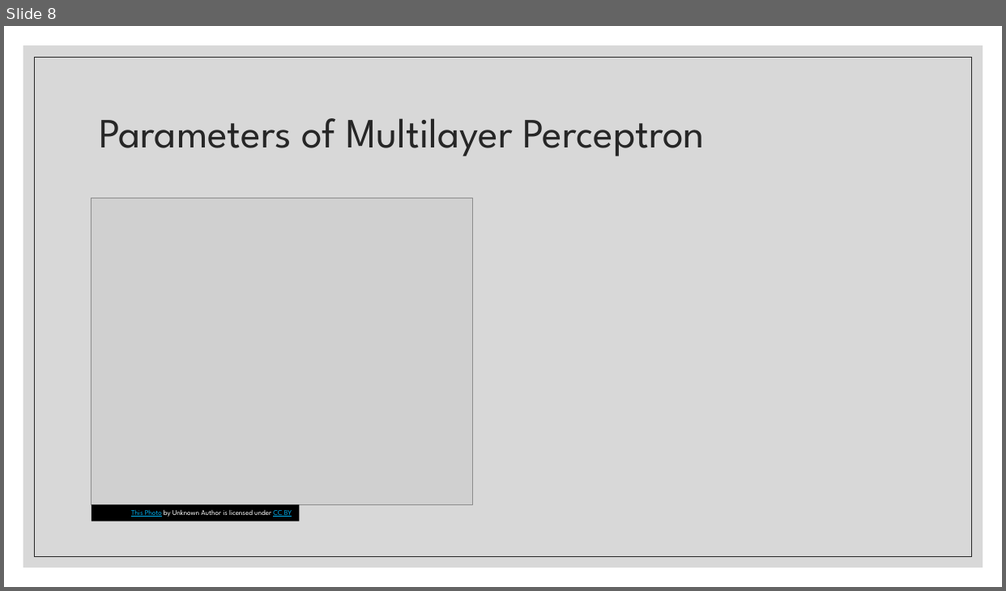
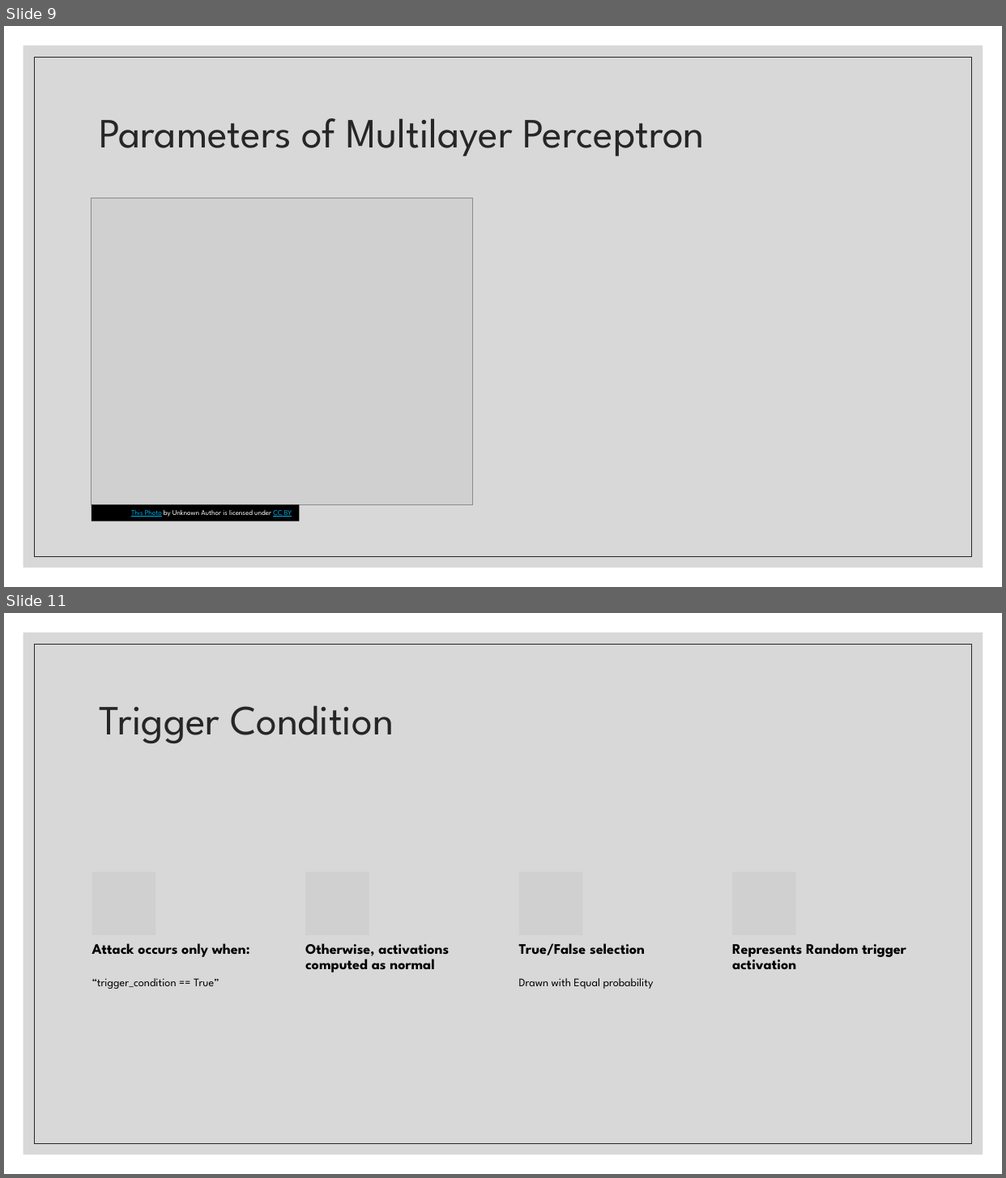
Before and after one commit to landonbuell/Convolutional-Neural-Networks, a slide deck: Presentations/14_04_2020/Modeling Attack Functions.pptx. Shown one above the other, each under a label of ours: slide 8 before the commit, slides 9 and 11 after it; the slides between them are not shown. The pictures are 1006x591 and 1006x1178 pixels, drawn with LibreOffice and Linux fonts; fonts in the diff are those of the drawing; grey boxes stand for pictures. Boxes give left, top, right and bottom in pixels: in the first picture for what was removed or moved away, otherwise in the second. Text is boxed around its words. In the diff, an @@ line names an element or a change of style, - is before the commit and + after.

```diff
--- a/Presentations/14_04_2020/Modeling Attack Functions.pptx
+++ b/Presentations/14_04_2020/Modeling Attack Functions.pptx
@@ slide 11 added at [4,613,1002,1174], background #FFFFFF; not listed: 2 template elements that a slide beside it also shows @@
@@ title added at [99,705,394,744], 40 pt, text #262626 @@
+Trigger Condition
@@ group added at [92,872,906,989]: 6 texts, 4 pictures @@
+Attack occurs only when:
+“trigger_condition == True”
+Otherwise, activations computed as normal
+True/False selection
+Drawn with Equal probability
+Represents Random trigger activation
@@ what was slide 8 is now slide 9 @@
```
Also in this commit, not shown: 12 other slides added, 2 other files.
